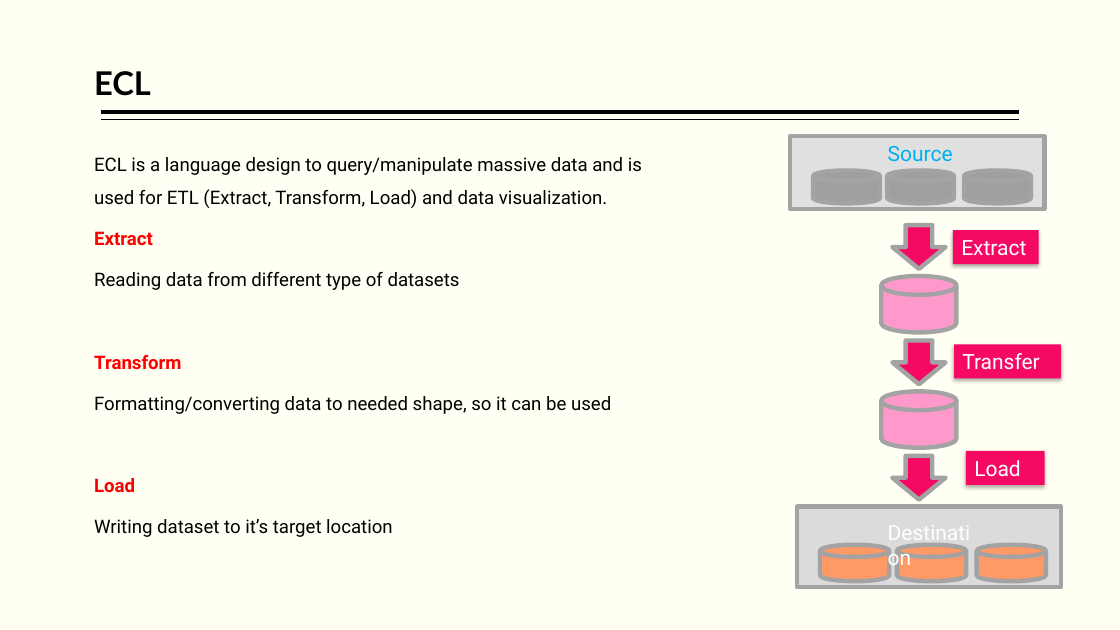
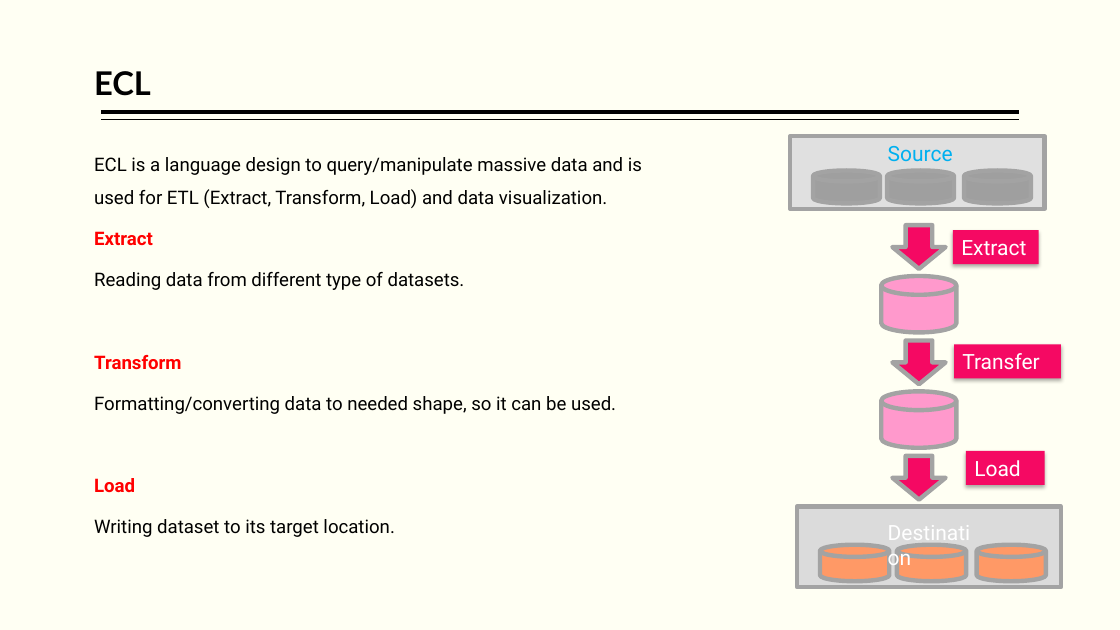
Before and after one commit to hpccsystems-solutions-lab/ScheduledFlights-Workshop, a slide deck: slide 39 of BigData-ECL.pptx (slide 37 before the commit). Drawn at 1120x630 pixels with LibreOffice and Linux fonts; fonts in the diff are those of the drawing. Boxes give left, top, right and bottom in pixels: in the first picture for what was removed or moved away, otherwise in the second. Text is boxed around its words. In the diff, an @@ line names an element or a change of style, - is before the commit and + after.

```diff
--- a/BigData-ECL.pptx
+++ b/BigData-ECL.pptx
@@ text at [94, 272, 465, 290]: text changed @@
-Reading data from different type of datasets
+Reading data from different type of datasets.
@@ text at [94, 396, 616, 414]: text changed @@
-Formatting/converting data to needed shape, so it can be used
+Formatting/converting data to needed shape, so it can be used.
@@ text at [94, 519, 394, 537]: text changed @@
-Writing dataset to it’s target location
+Writing dataset to its target location.
```
Also in this commit, not shown: 15 other slides changed, 3 slides added, 1 slide removed, 6 other files.
